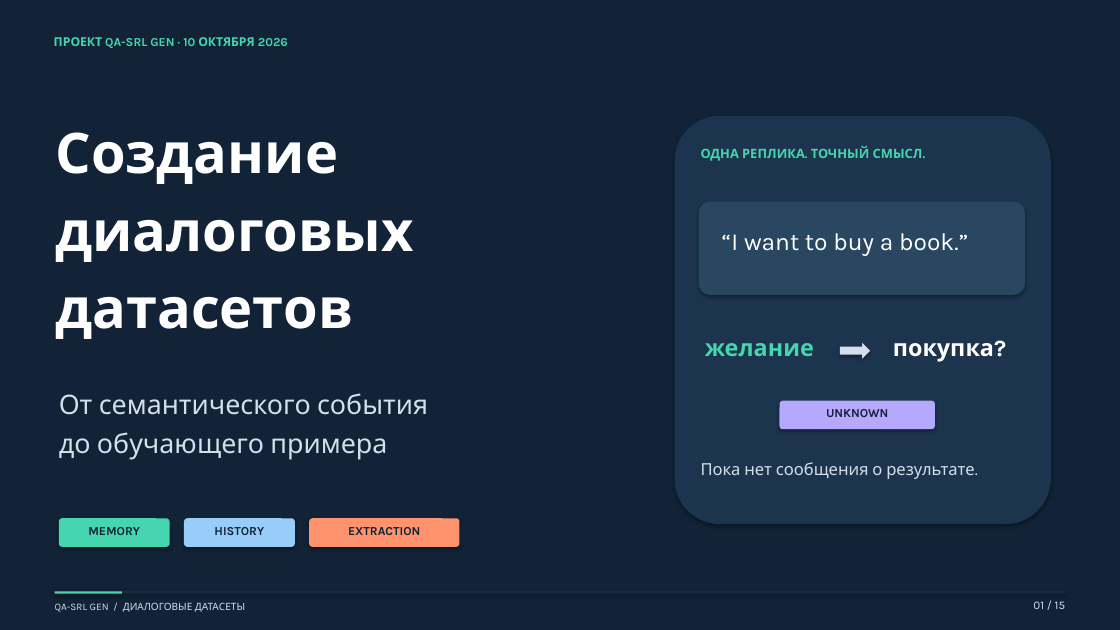
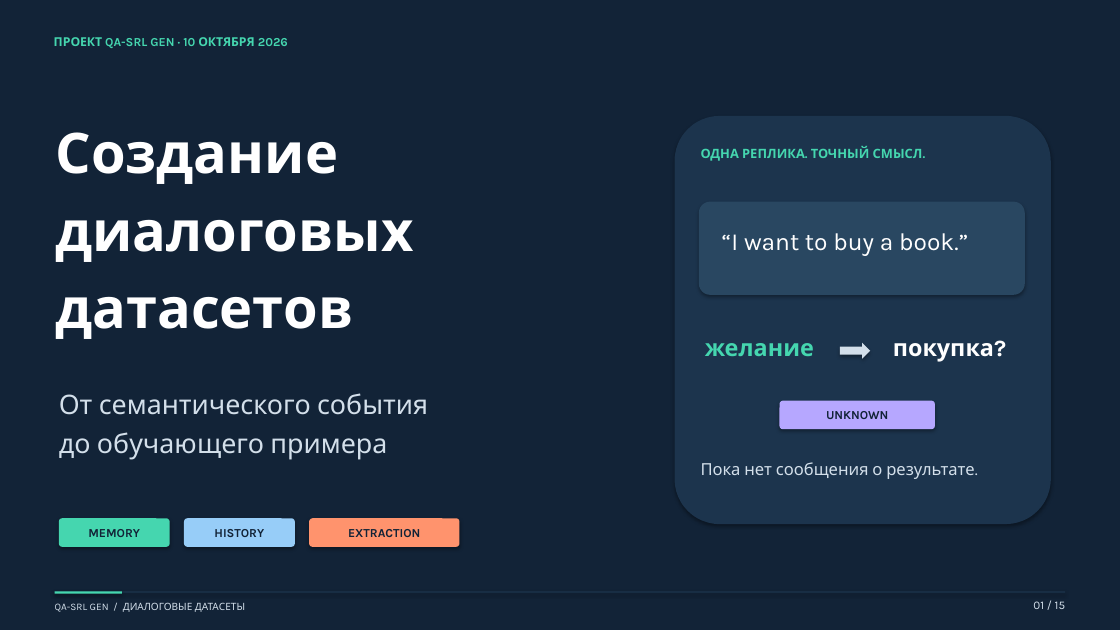
Before and after one commit to diixo/qa-srl-gen, a slide deck: slide 1 of dialogue-datasets-ru.pptx. Drawn at 1120x630 pixels with LibreOffice and Linux fonts; fonts in the diff are those of the drawing. Boxes give left, top, right and bottom in pixels: in the first picture for what was removed or moved away, otherwise in the second. Text is boxed around its words. In the diff, an @@ line names an element or a change of style, - is before the commit and + after.

```diff
--- a/dialogue-datasets-ru.pptx
+++ b/dialogue-datasets-ru.pptx
@@ line spacing 1.08 to 1; less space between paragraphs; vertical alignment top to middle in 4 elements at box(826, 411, 888, 419), box(348, 529, 420, 537), box(88, 529, 140, 537), box(214, 529, 264, 537) @@
```
Also in this commit, not shown: 1 other slide changed, 1 other file.
